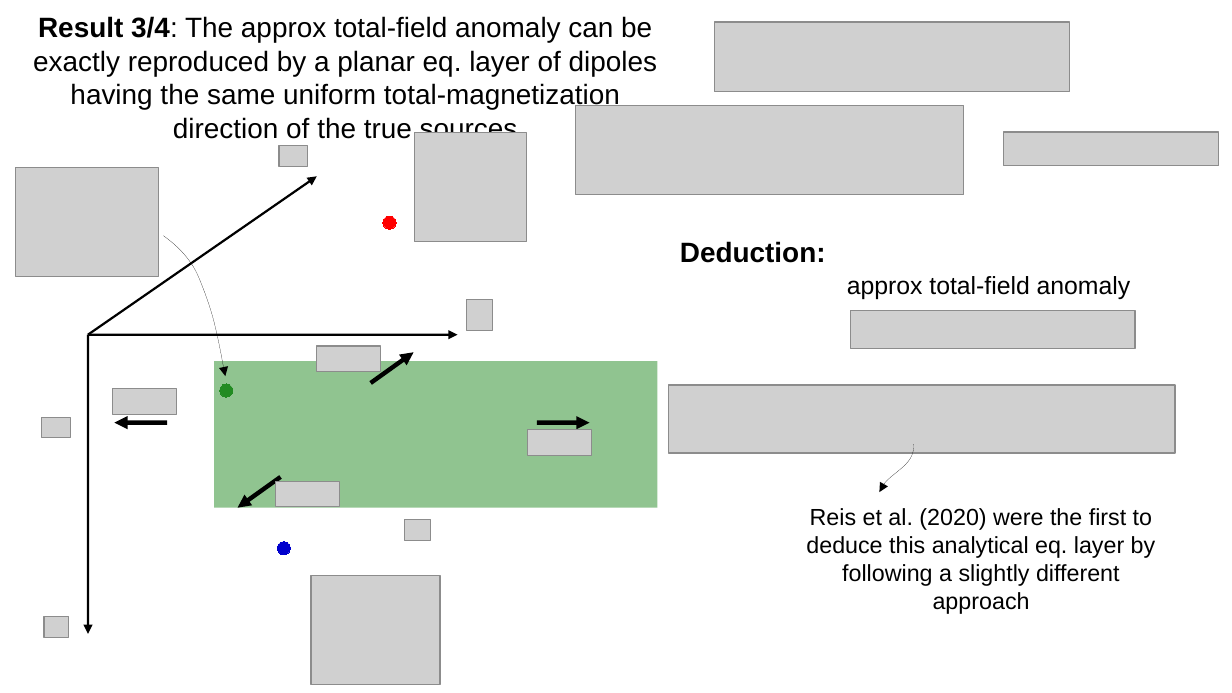
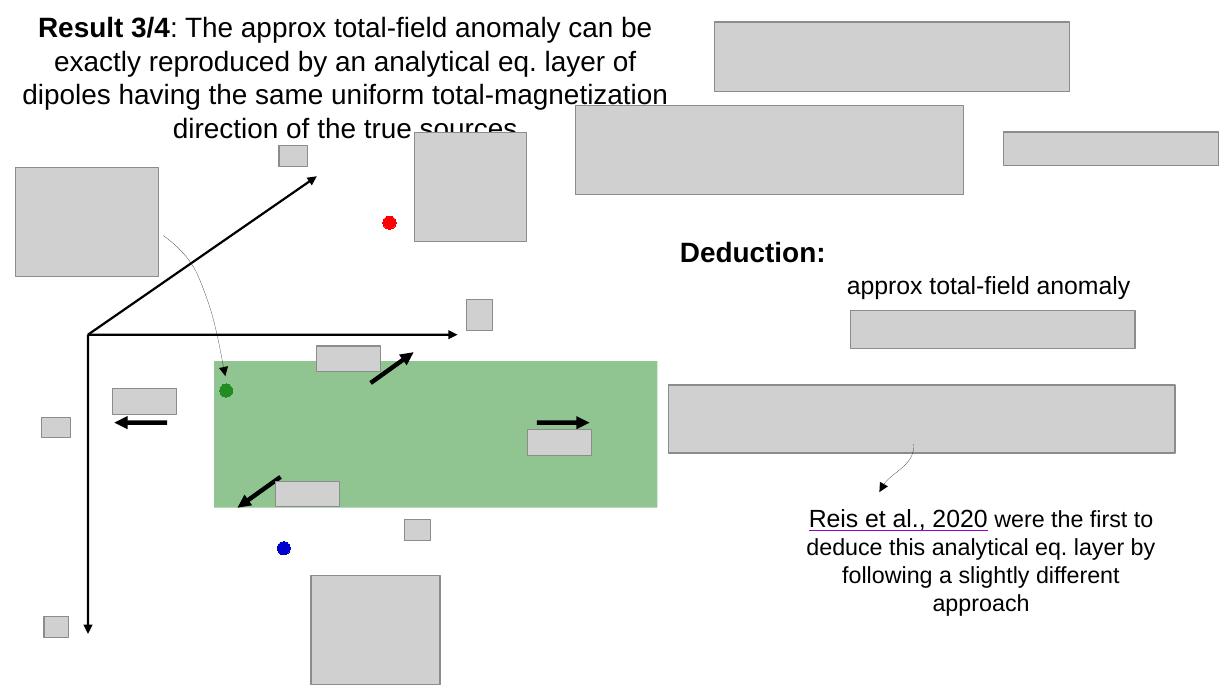
Before and after one commit to pinga-lab/EqL-overview-TU-Freiberg, a slide deck: slide 147 of TU-Freiberg-feb2022.odp (slide 128 before the commit). Drawn at 1232x693 pixels with LibreOffice and Linux fonts; fonts in the diff are those of the drawing; grey boxes stand for pictures. Boxes give left, top, right and bottom in pixels: in the first picture for what was removed or moved away, otherwise in the second. Text is boxed around its words. In the diff, an @@ line names an element or a change of style, - is before the commit and + after.

```diff
--- a/TU-Freiberg-feb2022.odp
+++ b/TU-Freiberg-feb2022.odp
@@ text at (22,16,668,139): text changed @@
-Result 3/4: The approx total-field anomaly can be exactly reproduced by a planar eq. layer of dipoles having the same uniform total-magnetization direction of the true sources
+Result 3/4: The approx total-field anomaly can be exactly reproduced by an analytical eq. layer of dipoles having the same uniform total-magnetization direction of the true sources
@@ text at (806,509,1156,588): text changed @@
-Reis et al. (2020) were the first to deduce this analytical eq. layer by following a slightly different approach
+Reis et al., 2020 were the first to deduce this analytical eq. layer by following a slightly different approach
```
Also in this commit, not shown: 82 other slides changed, 24 slides added, 2 slides removed, 2 other files.
